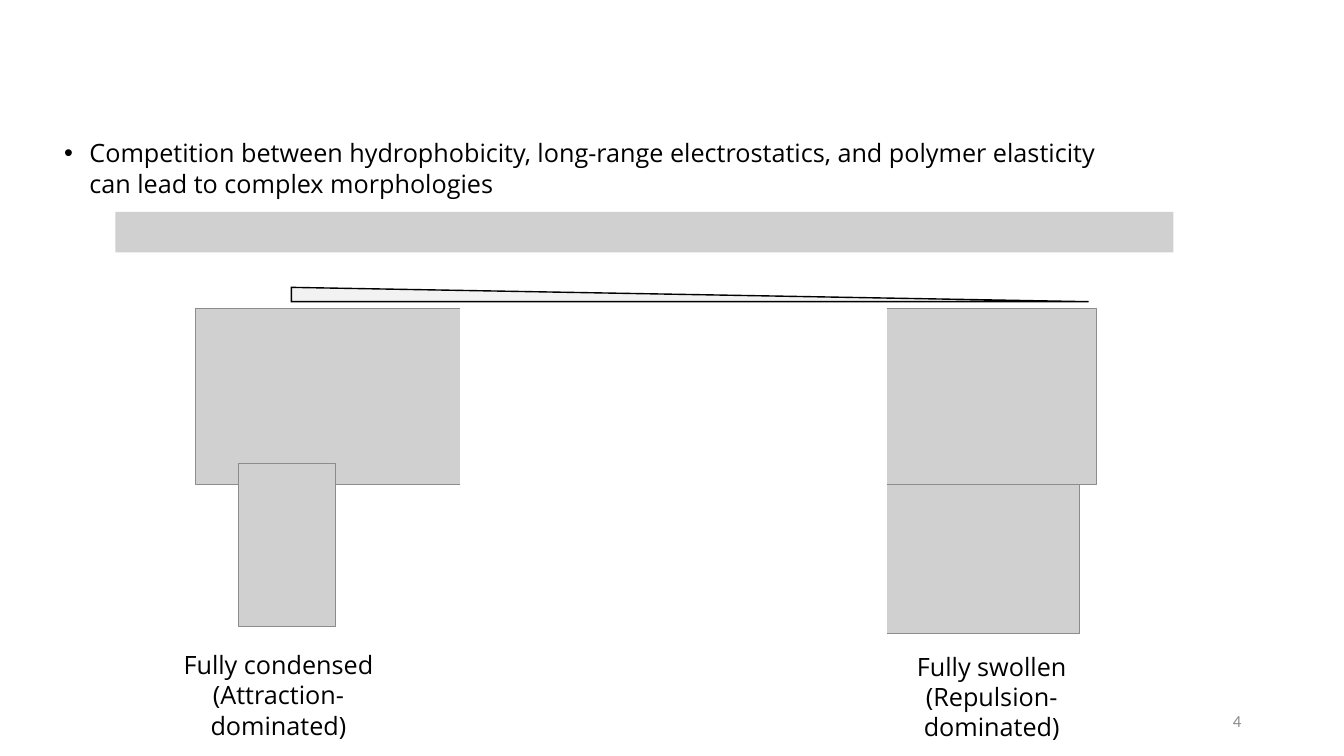
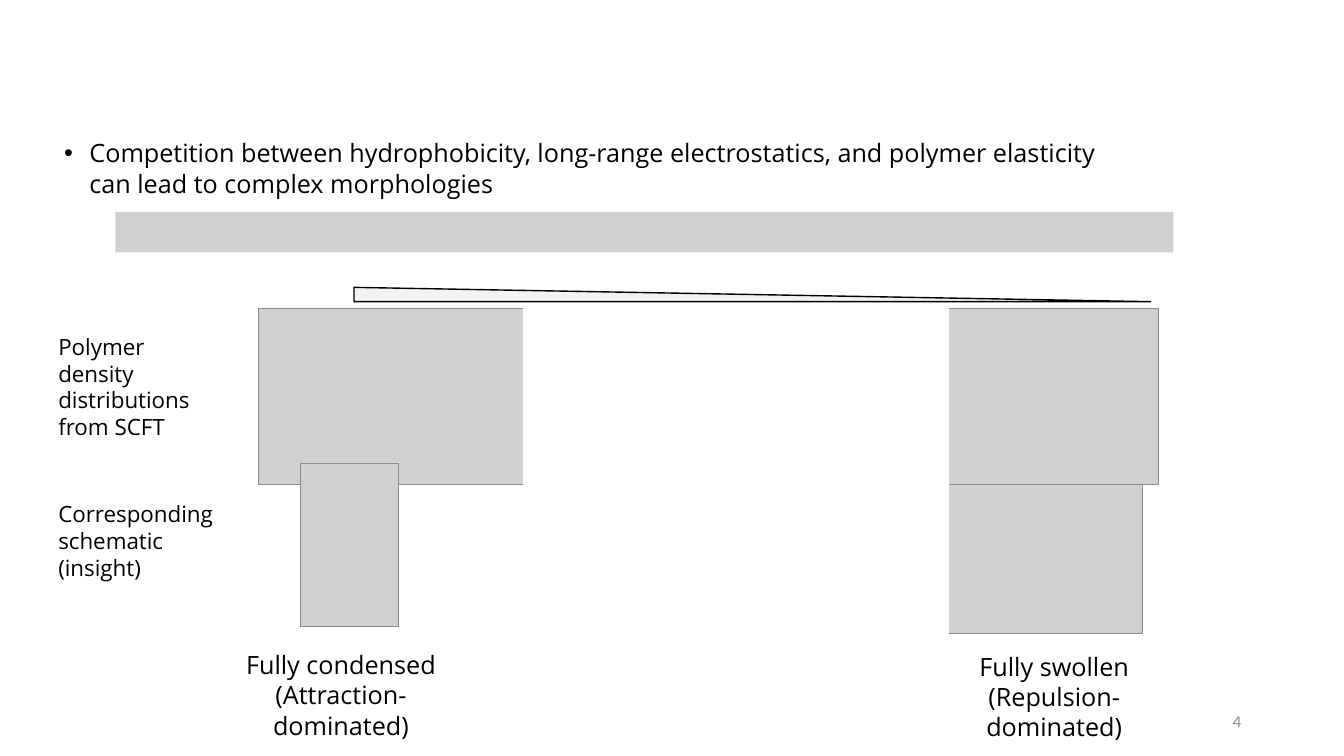
Before and after one commit to tyokokur/presentations, a slide deck: slide 4 of 20240722 NAF Intro.pptx. Drawn at 1344x756 pixels with LibreOffice and Linux fonts; fonts in the diff are those of the drawing; grey boxes stand for pictures; background and template pictures are left out. Boxes give left, top, right and bottom in pixels: in the first picture for what was removed or moved away, otherwise in the second. Text is boxed around its words. In the diff, an @@ line names an element or a change of style, - is before the commit and + after.

```diff
--- a/20240722 NAF Intro.pptx
+++ b/20240722 NAF Intro.pptx
@@ 3 pictures, 1 text, 1 triangle, 1 rectangle: place and size @@
-3 pictures, 1 text, 1 triangle, 1 rectangle at (196,288,1096,740)
+3 pictures, 1 text, 1 triangle, 1 rectangle at (258,288,1158,740)
@@ text added at (58,338,189,436), 16 pt, text #000000 @@
+Polymer density distributions from SCFT
@@ text added at (58,505,213,581), 16 pt, text #000000 @@
+Corresponding schematic (insight)
@@ text "Fully condensed": place and size @@
-text "Fully condensed" at (184,655,373,739)
+text "Fully condensed" at (246,655,435,739)
```
Also in this commit, not shown: 1 other slide changed, 1 slide added.
